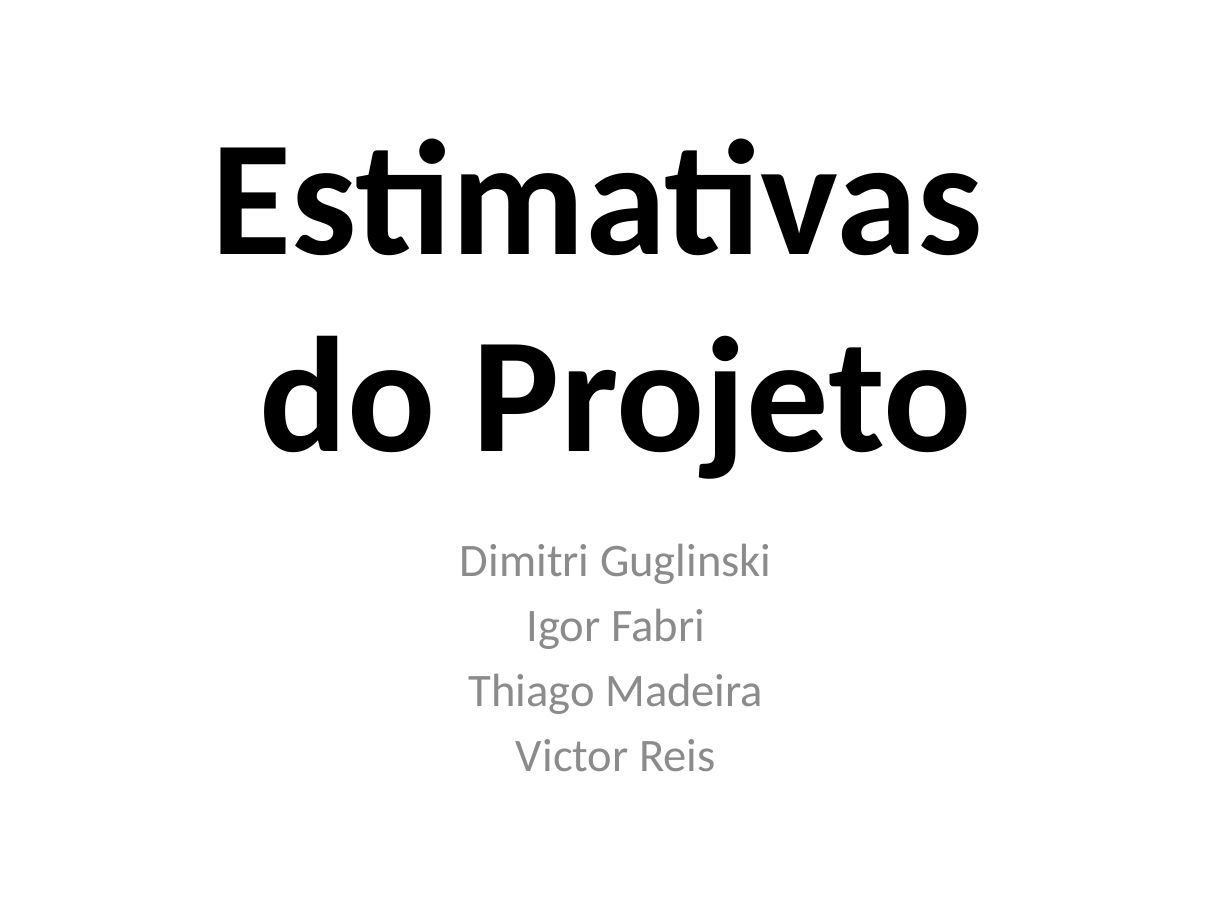
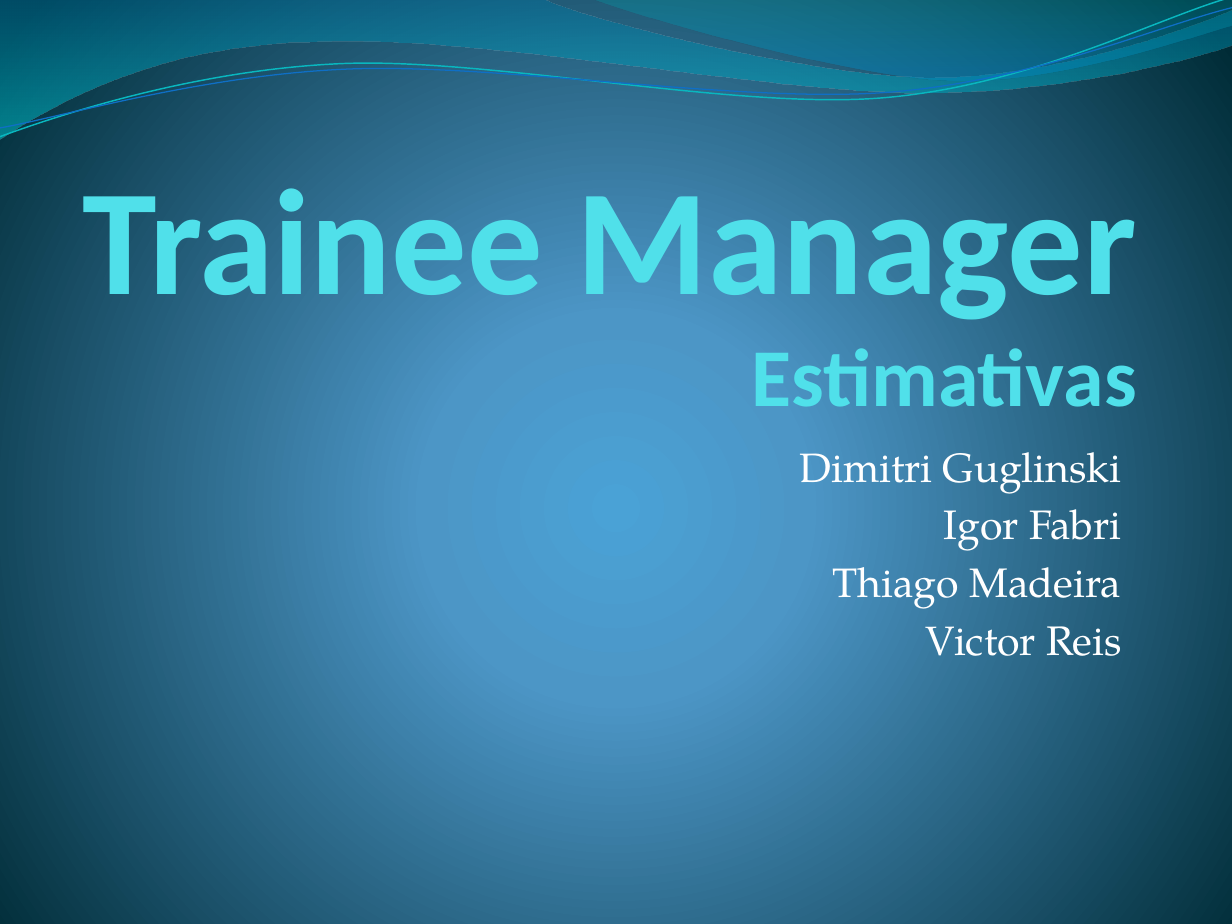
Before and after one commit to guglinski/bolsistas, a slide deck: slide 1 of Atividade 4 - bolsistas/Atividade 4 - ES.pptx. Drawn at 1232x924 pixels with LibreOffice and Linux fonts; fonts in the diff are those of the drawing. Boxes give left, top, right and bottom in pixels: in the first picture for what was removed or moved away, otherwise in the second. Text is boxed around its words. In the diff, an @@ line names an element or a change of style, - is before the commit and + after.

```diff
--- a/Atividade 4 - bolsistas/Atividade 4 - ES.pptx
+++ b/Atividade 4 - bolsistas/Atividade 4 - ES.pptx
@@ background #FFFFFF to gradient #4AA0D6 to #4C98C7 to #002C38 @@
@@ freeform shape added at (x1=0, y1=0, x2=1232, y2=139), fill gradient #0074A1 to #00C6CF @@
@@ freeform shape added at (x1=0, y1=0, x2=1232, y2=144), outline #0AB8BF 0.85 pt @@
@@ freeform shape added at (x1=0, y1=8, x2=1232, y2=137), outline #0F6FC6 0.75 pt @@
@@ freeform shape added at (x1=590, y1=0, x2=1232, y2=85), fill gradient #00A1A9 to #008BBF @@
@@ title "Trainee Manager Estimativas" at (x1=83, y1=169, x2=1137, y2=426): vertical alignment middle to bottom @@
@@ title at (x1=83, y1=169, x2=1137, y2=426): text changed; size 96 to 88 pt; text colour #000000 to #51E0EA @@
-Estimativas
-do Projeto
+Trainee Manager
+Estimativas
@@ subtitle "Dimitri Guglinski" moved from (x1=460, y1=543, x2=772, y2=771) to (x1=800, y1=452, x2=1122, y2=656) @@
@@ subtitle "Dimitri Guglinski" at (x1=800, y1=452, x2=1122, y2=656): size 27.2 to 24.1 pt, font Calibri to TeX Gyre Pagella, text colour #8C8C8C to #FFFFFF; alignment centre to right @@
```
Also in this commit, not shown: 2 other slides changed, 3 slides added, 2 slides removed.
